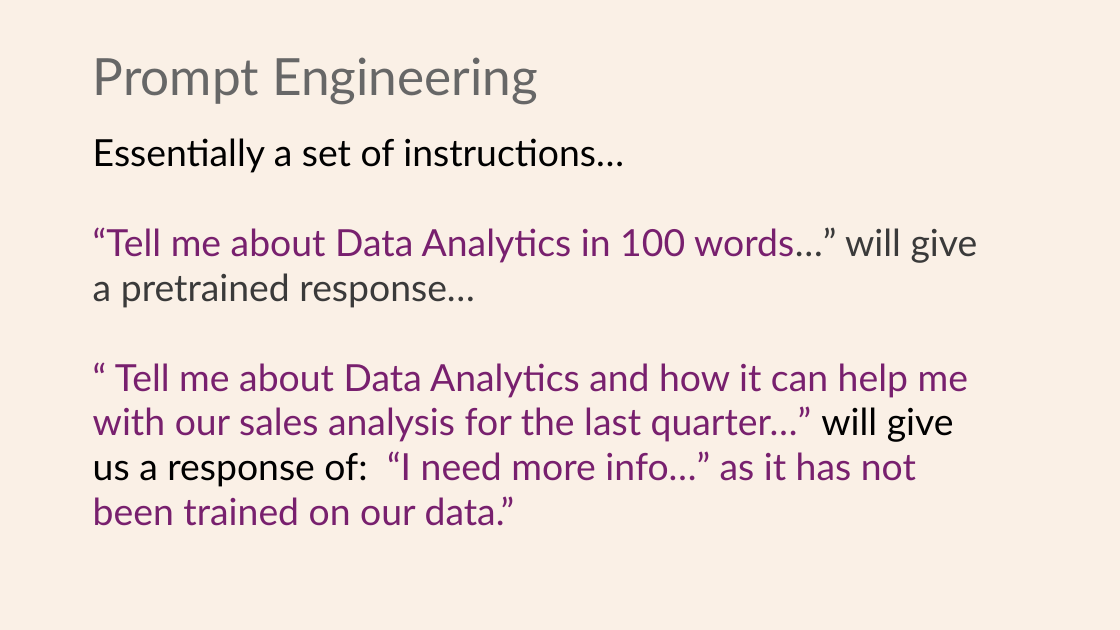
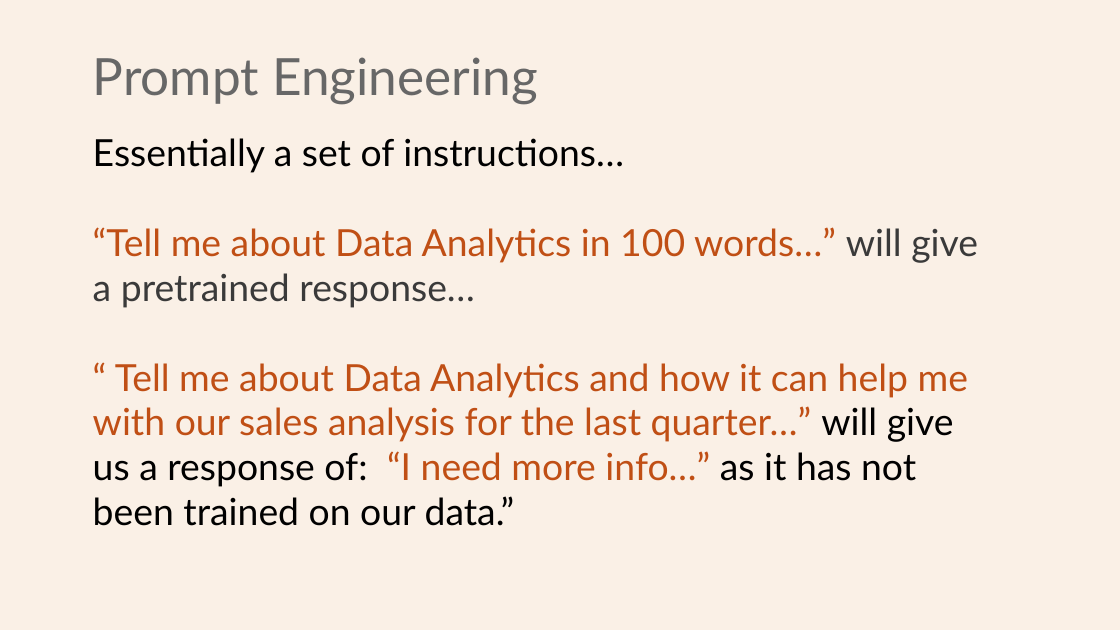
Before and after one commit to Python-Test-Engineer/earl2025, a slide deck: slide 13 of AI_Agents_in_the_Data_Pipeline.pptx (slide 14 before the commit). Drawn at 1120x630 pixels with LibreOffice and Linux fonts; fonts in the diff are those of the drawing. Boxes give left, top, right and bottom in pixels: in the first picture for what was removed or moved away, otherwise in the second. Text is boxed around its words. In the diff, an @@ line names an element or a change of style, - is before the commit and + after.

```diff
--- a/AI_Agents_in_the_Data_Pipeline.pptx
+++ b/AI_Agents_in_the_Data_Pipeline.pptx
@@ text at [93,227,978,526]: text colour #78206E to #C04F15 in "“Tell me about Data Analytics in 100 ...", "“ Tell me about Data Analytics and ..."; text colour #3A3A3A to #C04F15 in "words…”"; text colour #78206E to #000000 in "as it has not been trained on ..." @@
```
Also in this commit, not shown: 2 other slides changed, 1 slide removed, 2 other files.
